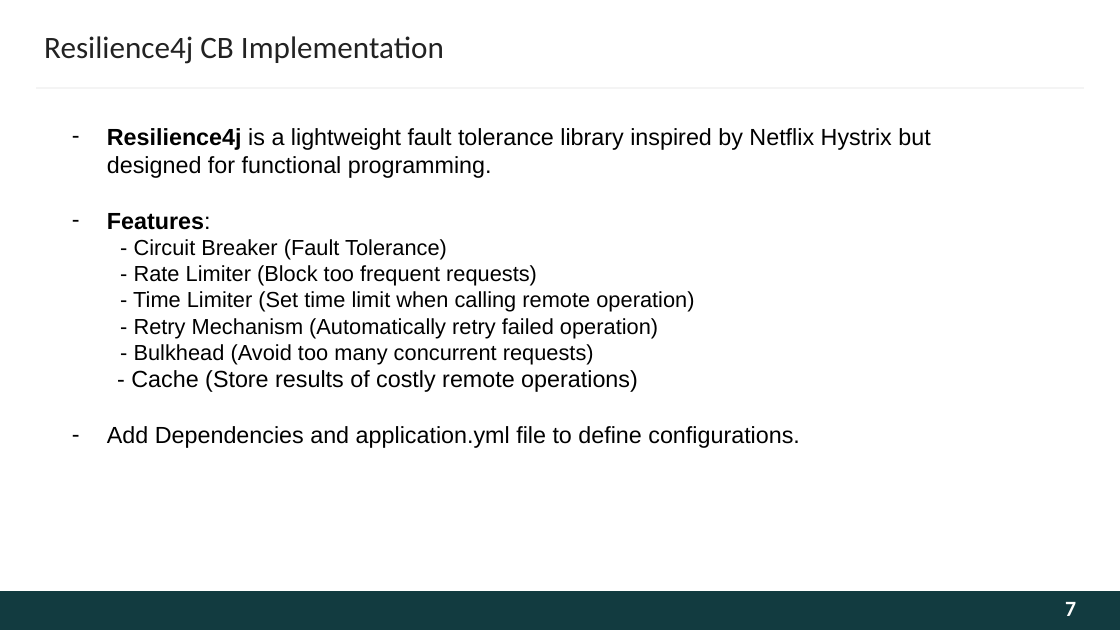
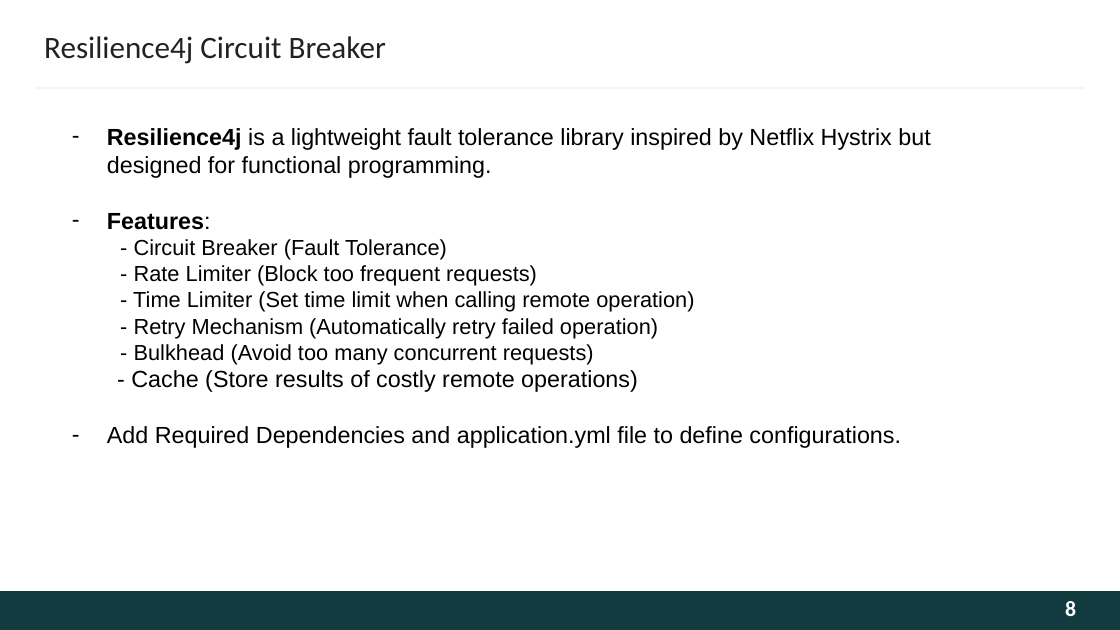
Before and after one commit to rupeshpatil761/jpop-ecommerce-system, a slide deck: slide 8 of PPT/JPOPBatch10--Circuit Breaker & Flyway Patterns.pptx (slide 7 before the commit). Drawn at 1120x630 pixels with LibreOffice and Linux fonts; fonts in the diff are those of the drawing; background and template pictures are left out. Boxes give left, top, right and bottom in pixels: in the first picture for what was removed or moved away, otherwise in the second. Text is boxed around its words. In the diff, an @@ line names an element or a change of style, - is before the commit and + after.

```diff
--- a/PPT/JPOPBatch10--Circuit Breaker & Flyway Patterns.pptx
+++ b/PPT/JPOPBatch10--Circuit Breaker & Flyway Patterns.pptx
@@ title at <box>44,36,386,64</box>: text changed @@
-Resilience4j CB Implementation
+Resilience4j Circuit Breaker
@@ text at <box>107,426,901,448</box>: text changed @@
-– Add Dependencies and application.yml file to define configurations.
+– Add Required Dependencies and application.yml file to define configurations.
@@ page number at <box>1065,601,1076,616</box>: text changed @@
-7
+8
```
Also in this commit, not shown: 5 other slides changed, 1 slide added, 7 other files.
